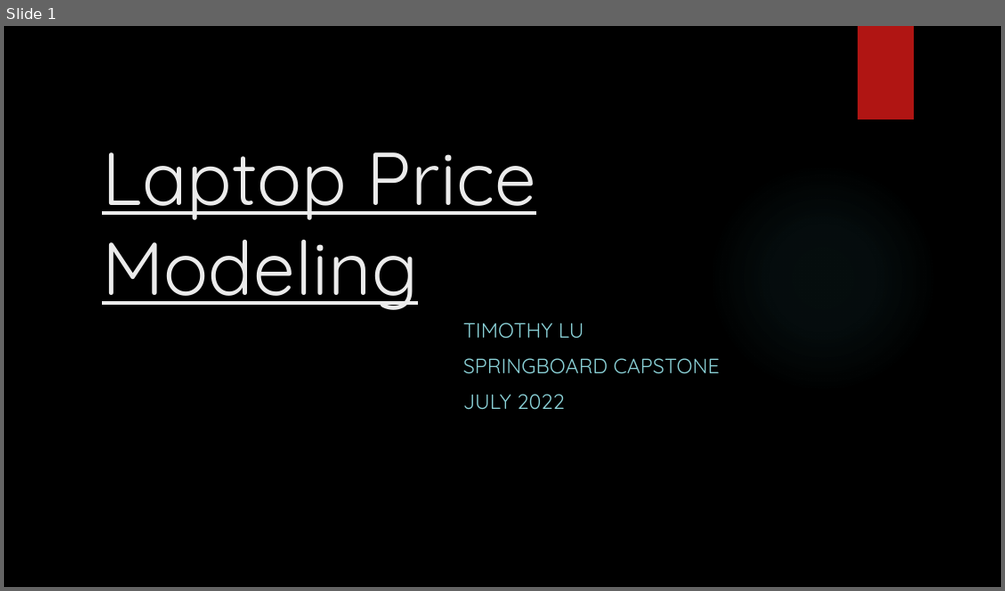
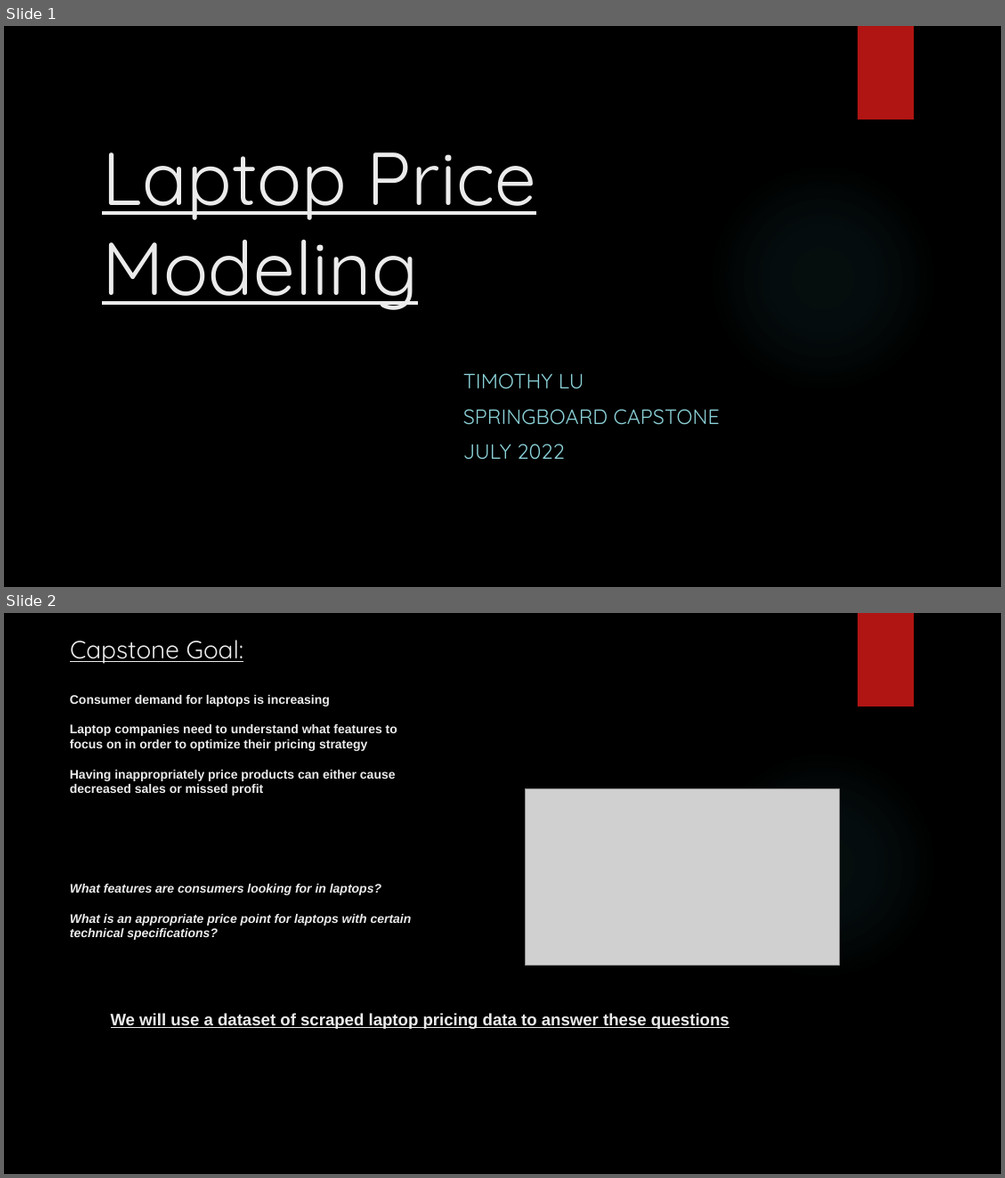
Before and after one commit to lutimoth/LaptopPriceModeling, a slide deck: reports and metrics/Laptop_Capstone_Presentation.pptx. Shown one above the other, each under a label of ours: slide 1 before the commit, slides 1 and 2 after it. The pictures are 1005x591 and 1005x1178 pixels, drawn with LibreOffice and Linux fonts; fonts in the diff are those of the drawing; grey boxes stand for pictures; background and template pictures are left out. Boxes give left, top, right and bottom in pixels: in the first picture for what was removed or moved away, otherwise in the second. Text is boxed around its words. In the diff, an @@ line names an element or a change of style, - is before the commit and + after.

Commit message:
Updating for final submission
Created graph image for XGBoost tree, finished final powerpoint, created some other images, updated the Laptop Pricing Model notebook for more detail and cluster understanding

```diff
--- a/reports and metrics/Laptop_Capstone_Presentation.pptx
+++ b/reports and metrics/Laptop_Capstone_Presentation.pptx
@@ slide 2 added at (4, 613, 1001, 1174), background picture (left out); not listed: 2 template elements that a slide beside it also shows @@
@@ title added at (70, 640, 244, 664), 24 pt, text #EBEBEB, underline @@
+Capstone Goal:
@@ text added at (70, 695, 397, 795), 12 pt, text #EBEBEB, bold @@
+Consumer demand for laptops is increasing
+Laptop companies need to understand what features to focus on in order to optimize their pricing strategy
+Having inappropriately price products can either cause decreased sales or missed profit
@@ picture added at (526, 788, 840, 965) @@
@@ text added at (70, 884, 412, 940), 12 pt, text #EBEBEB, bold, italic @@
+What features are consumers looking for in laptops?
+What is an appropriate price point for laptops with certain technical specifications?
@@ text added at (111, 1013, 729, 1029), 16 pt, text #EBEBEB, bold, underline @@
+We will use a dataset of scraped laptop pricing data to answer these questions
@@ slide 1 changed as well @@
@@ subtitle "TIMOTHY LU": place and size @@
-subtitle "TIMOTHY LU" at (463, 322, 720, 410)
+subtitle "TIMOTHY LU" at (463, 373, 720, 459)
```
Also in this commit, not shown: 7 other slides changed, 7 other slides added, 6 slides removed, 5 other files.
